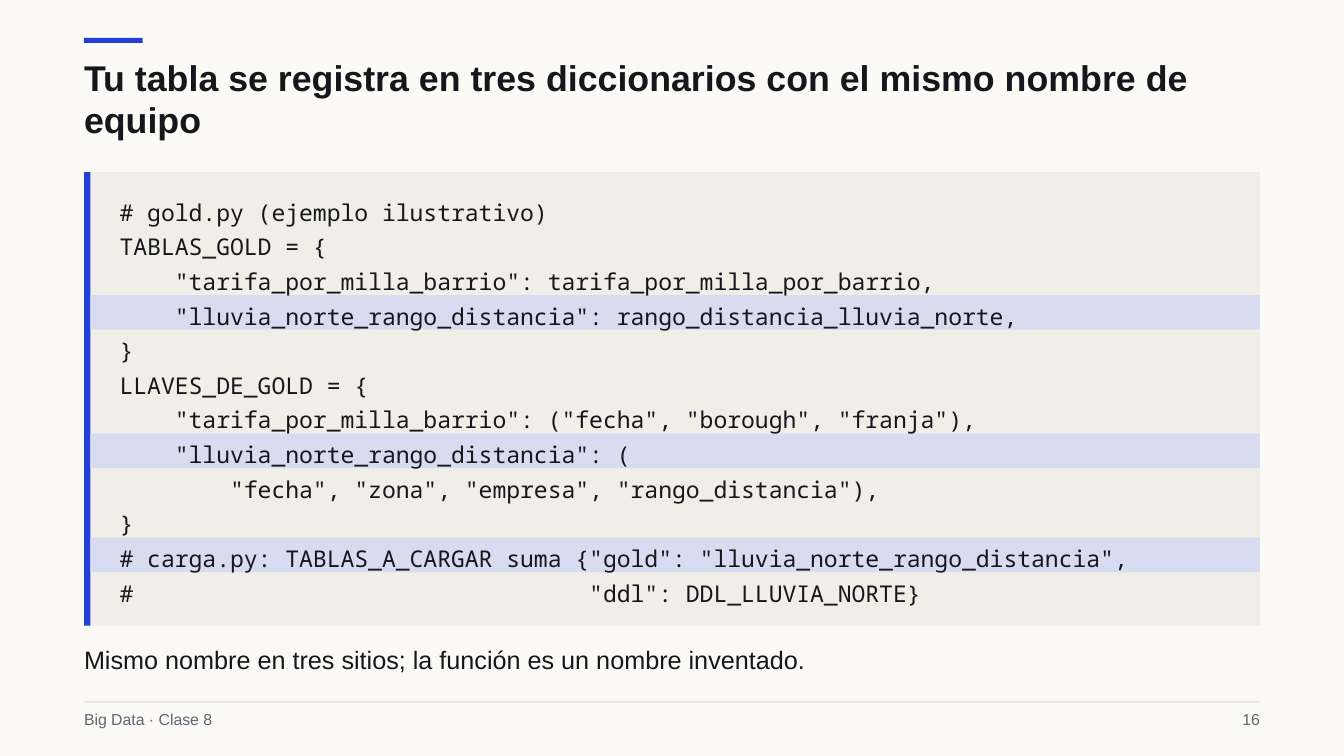
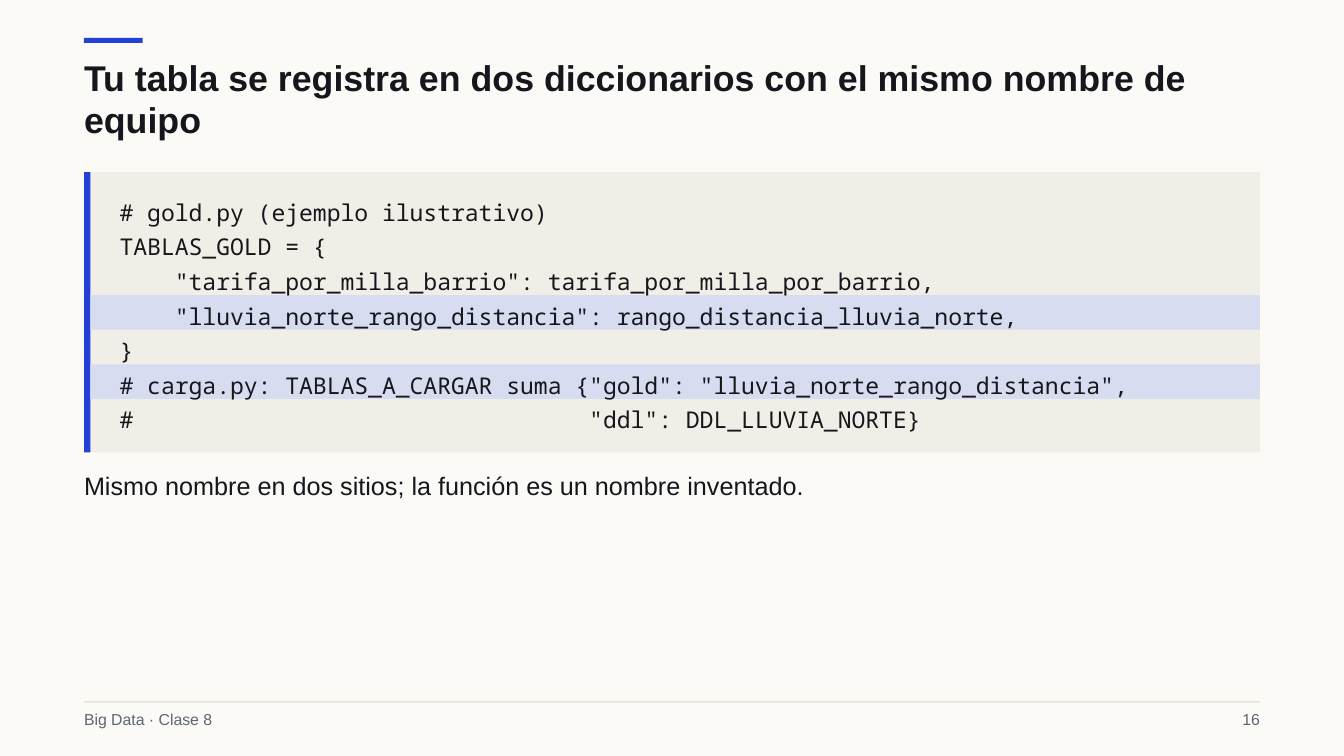
Before and after one commit to Apaezc/bigdata-udem-2026, a slide deck: slide 16 of curso/clase08/deck/slides.pptx. Drawn at 1344x756 pixels with LibreOffice and Linux fonts; fonts in the diff are those of the drawing. Boxes give left, top, right and bottom in pixels: in the first picture for what was removed or moved away, otherwise in the second. Text is boxed around its words. In the diff, an @@ line names an element or a change of style, - is before the commit and + after.

```diff
--- a/curso/clase08/deck/slides.pptx
+++ b/curso/clase08/deck/slides.pptx
@@ text at [84,65,1186,140]: text changed @@
-Tu tabla se registra en tres diccionarios con el mismo nombre de equipo
+Tu tabla se registra en dos diccionarios con el mismo nombre de equipo
@@ rectangle: place and size @@
-rectangle at [84,172,1260,626]
+rectangle at [84,172,1260,453]
@@ rectangle: place and size @@
-rectangle at [84,172,90,626]
+rectangle at [84,172,90,453]
@@ rectangle: place and size @@
-rectangle at [91,434,1260,468]
+rectangle at [91,364,1260,398]
@@ text at [120,377,976,504]: paragraphs removed @@
-LLAVES_DE_GOLD = {
-"tarifa_por_milla_barrio": ("fecha", "borough", "franja"),
-"lluvia_norte_rango_distancia": (
-"fecha", "zona", "empresa", "rango_distancia"),
-}
@@ text at [84,476,803,499]: text changed @@
-Mismo nombre en tres sitios; la función es un nombre inventado.
+Mismo nombre en dos sitios; la función es un nombre inventado.
@@ rectangle removed at [91,537,1260,572] @@
```
Also in this commit, not shown: 37 other slides changed, 1 slide added, 15 other files.
